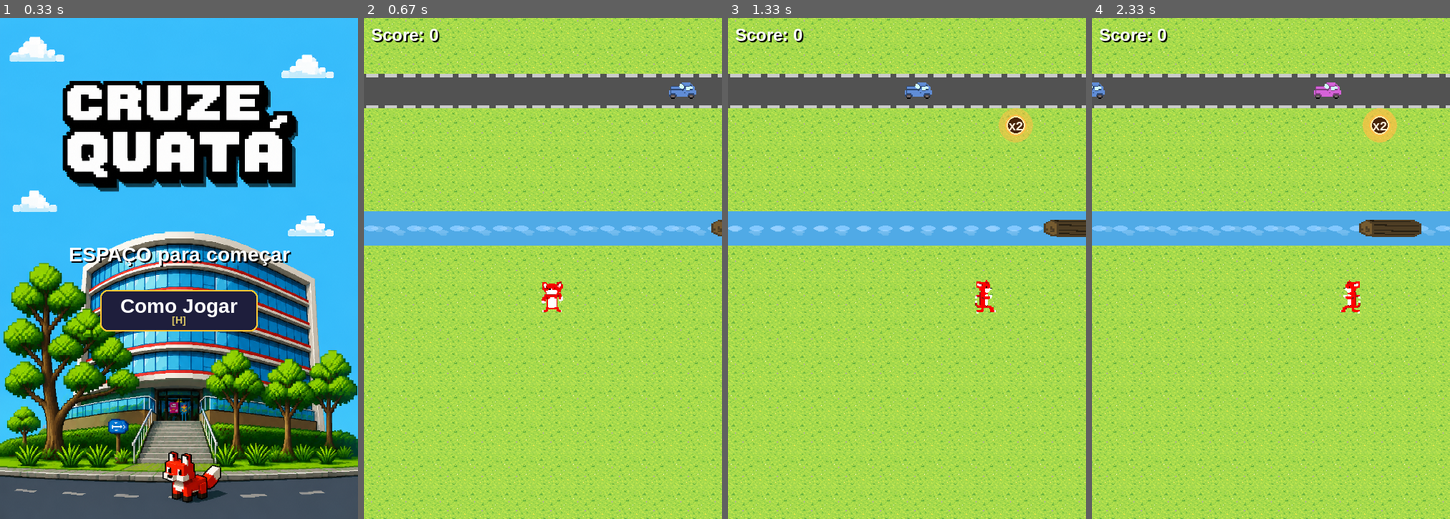
Above: before the commit, frames 1-4 (left to right).
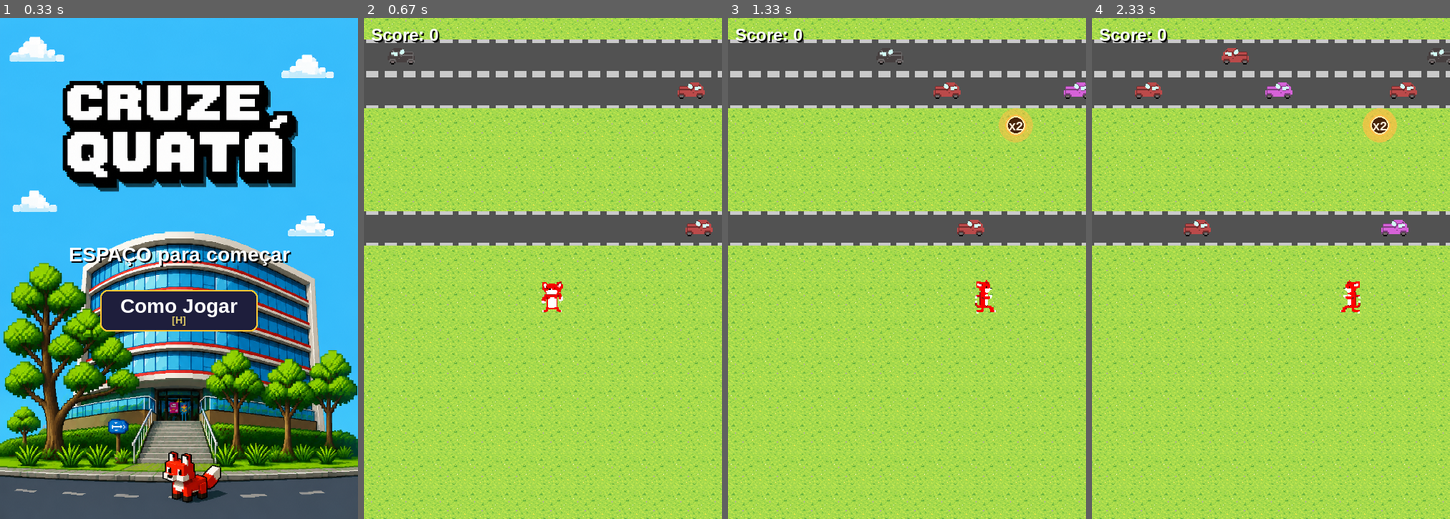
Above: after the commit, the same moments.

Repository: dudu29cabett4-afk/pyGame---Luiz-e-Enzo-e-Murilo
Game: pygame game, started from jogo.py
The game is run twice, just before and just after one commit, with the same random seed, the same clock (stepped at 60 frames per second) and the same inputs.
Inputs (mouse positions are in pixels of both pictures, inside the frame that each line leads up to):
- Up to frame 1 (0.33 s): no input
- Up to frame 2 (0.67 s): tap Space at 0.33 s
- Up to frame 3 (1.33 s): hold D 0.67-1.13 s; move the mouse to (907, 303) at 0.7 s; hold D from 1.17 s (still down)
- Up to frame 4 (2.33 s): release D at 1.47 s; hold D 1.5-1.97 s; hold A from 2 s (still down)

Frame 1 is identical in both runs. In frame 2, 14% of the frame differs, in the area x 0-100%, y 4-46%; in frame 3, 14%; in frame 4, 14%.

Commit message:
Jacare no deserto

Diff:
--- a/jogo.py
+++ b/jogo.py
@@ -25,11 +25,11 @@
 carro_preto    = pygame.image.load(os.path.join(base, "pasta_imagens/preto.png"))
 carro_branco   = pygame.image.load(os.path.join(base, "pasta_imagens/brancop.png"))
 tronco_img_raw = pygame.image.load(os.path.join(base, "pasta_imagens/tronco.png"))
-grama_original = pygame.image.load(os.path.join(base, "pasta_imagens/Grama.png")).convert()
 
 TAMANHO_TILE = 48
 PLAYER_ALVO_Y = ALTURA * 2 // 3 - 100
 TRONCO_SLOTS_OPCOES = [2, 3]
+
 
 def criar_tile_grama(img, tamanho=TAMANHO_TILE):
     w, h = img.get_size()
@@ -39,7 +39,6 @@
     quadrado = img.subsurface(pygame.Rect(x, y, lado, lado)).copy()
     return pygame.transform.scale(quadrado, (tamanho, tamanho))
 
-img_grama = criar_tile_grama(grama_original)
 
 def escalar_carro(img):
     nova_altura = TAMANHO_TILE
@@ -47,13 +46,13 @@
     nova_largura = int(orig_w * (nova_altura / orig_h))
     return pygame.transform.scale(img, (nova_largura, nova_altura))
 
+
 def desenhar_grama(surface, y, tile_img, bioma="grama"):
     cores = {
         "grama": None,
         "areia": (210, 180, 100),
-        "gelo":  (200, 230, 255),
+        "gelo": (200, 230, 255),
     }
-
     cor = cores.get(bioma)
     if cor:
         pygame.draw.rect(surface, cor, (0, y, LARGURA, TAMANHO_TILE))
@@ -68,6 +67,7 @@
         for x in range(0, LARGURA, TAMANHO_TILE):
             surface.blit(tile_img, (x, y))
 
+
 img_cima      = pygame.transform.scale(costas,   (TAMANHO_TILE, TAMANHO_TILE))
 img_baixo     = pygame.transform.scale(frente,   (TAMANHO_TILE, TAMANHO_TILE))
 img_esquerda  = pygame.transform.scale(esquerda, (TAMANHO_TILE, TAMANHO_TILE))
@@ -76,13 +76,16 @@
 img_fundo     = pygame.transform.scale(fundo_img, (LARGURA, ALTURA))
 img_fundo_fim = pygame.transform.scale(fundo_fim_img, (LARGURA, ALTURA))
 
+grama_original = pygame.image.load(os.path.join(base, "pasta_imagens/Grama.png")).convert()
+img_grama = criar_tile_grama(grama_original)
+
 img_rio = pygame.Surface((LARGURA, TAMANHO_TILE))
 img_rio.fill((80, 170, 230))
 for i in range(0, LARGURA, 30):
     pygame.draw.ellipse(img_rio, (130, 200, 255), (i, TAMANHO_TILE // 2 - 4, 20, 8))
+
 img_rio_gelo = pygame.Surface((LARGURA, TAMANHO_TILE))
 img_rio_gelo.fill((190, 225, 245))
-
 for i in range(0, LARGURA, 26):
     pygame.draw.line(img_rio_gelo, (235, 250, 255), (i, 8), (i + 12, 20), 2)
     pygame.draw.line(img_rio_gelo, (160, 205, 230), (i + 4, 24), (i + 18, 12), 1)
@@ -104,6 +107,35 @@
     k: pygame.transform.flip(v, True, False) for k, v in troncos_img.items()
 }
 
+def fazer_img_crocodilo(num_slots: int) -> pygame.Surface:
+    w = num_slots * TAMANHO_TILE
+    h = TAMANHO_TILE
+    surf = pygame.Surface((w, h), pygame.SRCALPHA)
+
+    pygame.draw.rect(surf, (55, 130, 55), (0, h // 4, w, h // 2), border_radius=10)
+
+    for i in range(6, w - 6, 10):
+        pygame.draw.ellipse(surf, (40, 105, 40), (i, h // 4 + 2, 8, 6))
+
+    pygame.draw.rect(surf, (160, 200, 120), (0, h // 2, w, h // 4 - 4), border_radius=6)
+    pygame.draw.ellipse(surf, (45, 115, 45), (w - 22, h // 4 - 4, 22, h // 2 + 8))
+
+    pygame.draw.circle(surf, (220, 200, 30), (w - 10, h // 4 + 2), 5)
+    pygame.draw.circle(surf, (0, 0, 0), (w - 10, h // 4 + 2), 2)
+
+    for i in range(w - 20, w - 2, 5):
+        pygame.draw.polygon(
+            surf,
+            (240, 240, 230),
+            [(i, h // 4), (i + 2, h // 4 - 5), (i + 4, h // 4)]
+        )
+
+    pygame.draw.polygon(surf, (55, 130, 55), [(0, h // 4 + 4), (0, h // 4 + h // 2 - 4), (10, h // 2)])
+    return surf
+
+crocodilos_img = {k: fazer_img_crocodilo(k) for k in TRONCO_SLOTS_OPCOES}
+crocodilos_img_flip = {k: pygame.transform.flip(v, True, False) for k, v in crocodilos_img.items()}
+
 LARGURA_CARRO = carros_disp_r[0].get_width()
 ALTURA_CARRO = TAMANHO_TILE
 SAFE_ZONE_LINHAS = 1
@@ -120,6 +152,7 @@
 fonte_kbd = pygame.font.SysFont("arial", 14, bold=True)
 
 BIOMAS = ["grama", "areia", "gelo"]
+
 
 def get_bioma_atual(score):
     if score < 50:
@@ -129,13 +162,10 @@
     else:
         return "gelo"
 
-def get_bioma_da_linha(linha_mundo, bioma_thresholds_linha):
-    bioma = "grama"
-    for linha_threshold in sorted(bioma_thresholds_linha.keys()):
-        if linha_mundo <= linha_threshold:
-            bioma = bioma_thresholds_linha[linha_threshold]
-            break
-    return bioma
+
+def rio_congelado(score):
+    return get_bioma_atual(score) == "gelo"
+
 
 tile_map = {}
 lane_data = {}
@@ -144,6 +174,7 @@
 arvores_ativas = []
 vitorias_ativas = []
 linhas_arvore_processadas = set()
+bioma_por_linha = {}
 
 TIPO_GRAMA = "grama"
 TIPO_ESTRADA = "estrada"
@@ -151,12 +182,14 @@
 ARVORE_PREGEN_LINHAS = 10
 ARVORE_APARECIMENTO_MS = 500
 ARVORE_MARGEM_MANUTENCAO = (ARVORE_PREGEN_LINHAS + 4) * TAMANHO_TILE
-ARVORE_CHANCE_BASE = 0.5
+ARVORE_CHANCE_BASE = 0.025
 ARVORE_CHANCE_EXTRA_MAX = 0.015
 ARVORE_CHANCE_EXTRA_SCORE = 20000.0
+PREGEN_BIOMA = 5
 
 POWERUP_XP2_DURACAO_MS = 8_000
 MAX_POWERUPS_ATIVOS = 1
+
 
 def criar_img_powerup_escudo():
     size = 36
@@ -175,6 +208,7 @@
     pygame.draw.circle(surf, (255, 255, 180), (cx, cy), 6)
     return surf
 
+
 def criar_img_powerup_xp2():
     size = 36
     surf = pygame.Surface((size, size), pygame.SRCALPHA)
@@ -189,8 +223,10 @@
     surf.blit(txt, txt.get_rect(center=(cx, cy)))
     return surf
 
+
 img_powerup_escudo = criar_img_powerup_escudo()
 img_powerup_xp2 = criar_img_powerup_xp2()
+
 
 def resetar_mundo():
     tile_map.clear()
@@ -200,8 +236,16 @@
     arvores_ativas.clear()
     vitorias_ativas.clear()
     linhas_arvore_processadas.clear()
-
-def gerar_tile(linha: int, bioma: str = "grama"):
+    bioma_por_linha.clear()
+
+
+def fixar_bioma_linha(linha: int, score: int) -> str:
+    if linha not in bioma_por_linha:
+        bioma_por_linha[linha] = get_bioma_atual(score)
+    return bioma_por_linha[linha]
+
+
+def gerar_tile(linha: int):
     if linha not in tile_map:
         linha_base = int(PLAYER_ALVO_Y // TAMANHO_TILE)
         safe_inicio = linha_base - SAFE_ZONE_LINHAS
@@ -211,7 +255,7 @@
         else:
             escolha = random.choices(
                 [TIPO_GRAMA, TIPO_ESTRADA, TIPO_RIO],
-                weights=[4, 3, 2]
+                weights=[3, 4, 1]
             )[0]
 
             if escolha == TIPO_GRAMA:
@@ -223,17 +267,11 @@
 
     return tile_map[linha]
 
+
 def calcular_multiplicador_velocidade(score: int) -> float:
     return 1.0 + min(score / 1200.0, 0.25)
-def rio_congelado(score):
-    return get_bioma_atual(score) == "gelo"
-def get_bioma_atual(score):
-    if score < 50:
-        return "grama"
-    elif score < 100:
-        return "areia"
-    else:
-        return "gelo"
+
+
 def linha_tem_rio_vizinho(linha: int) -> bool:
     for d in (-1, 1):
         nl = linha + d
@@ -244,6 +282,7 @@
             return True
     return False
 
+
 def obter_lane_data(linha: int, score: int = 0) -> dict:
     if linha not in lane_data:
         direcao = 1 if linha % 2 == 0 else -1
@@ -253,7 +292,7 @@
         if tipo == TIPO_RIO:
             tem_rio_vizinho = linha_tem_rio_vizinho(linha)
 
-            if tem_rio_vizinho:
+            if tem_rio_vizinho and random.random() < 0.35:
                 modo_rio = "vitoria_regia"
                 velocidade = 0.0
                 spawn_gap = 0
@@ -282,6 +321,7 @@
 
     return lane_data[linha]
 
+
 class Carro:
     __slots__ = ("linha", "x", "velocidade", "direcao", "img", "largura")
 
@@ -316,19 +356,24 @@
             ALTURA_CARRO - m * 2,
         )
 
+
 class Tronco:
-    def __init__(self, linha, x, velocidade, direcao, num_slots):
+    def __init__(self, linha, x, velocidade, direcao, num_slots, tipo="tronco"):
         self.linha = linha
         self.x = float(x)
         self.velocidade = velocidade
         self.direcao = direcao
         self.num_slots = num_slots
         self.largura = num_slots * TAMANHO_TILE
+        self.tipo = tipo
+
+        banco = troncos_img if tipo == "tronco" else crocodilos_img
+        banco_flip = troncos_img_flip if tipo == "tronco" else crocodilos_img_flip
 
         if direcao == 1:
-            self.img = troncos_img[num_slots]
+            self.img = banco[num_slots]
         else:
-            self.img = troncos_img_flip[num_slots]
+            self.img = banco_flip[num_slots]
 
     def update(self):
         self.x += self.velocidade * self.direcao
@@ -361,6 +406,7 @@
     def slot_do_x(self, wx: float) -> int:
         slot = round((wx - self.x) / TAMANHO_TILE)
         return max(0, min(self.num_slots - 1, slot))
+
 
 class PowerUp:
     TAMANHO = 36
@@ -409,6 +455,7 @@
             surface.blit(glow, (sx - 8, sy - 8))
             surface.blit(icon, (sx, sy))
 
+
 class Arvore:
     def __init__(self, linha, wx, nascida_em=0):
         self.linha = linha
@@ -431,7 +478,6 @@
         sy = self.screen_y(camera_y)
         if -TAMANHO_TILE <= sy <= ALTURA:
             sx = int(self.wx)
-
             surf = pygame.Surface((TAMANHO_TILE, TAMANHO_TILE + 6), pygame.SRCALPHA)
 
             tempo = max(0, agora - self.nascida_em)
@@ -458,6 +504,7 @@
             surf.set_alpha(alpha)
             surface.blit(surf, (sx, sy - 2))
 
+
 class VitoriaRegia:
     TAMANHO = 28
 
@@ -483,6 +530,7 @@
             sx = int(self.wx)
             pygame.draw.rect(surface, (60, 180, 70), (sx, sy, self.TAMANHO, self.TAMANHO), border_radius=5)
             pygame.draw.rect(surface, (25, 110, 35), (sx, sy, self.TAMANHO, self.TAMANHO), 2, border_radius=5)
+
 
 def desenhar_agua_rio(surface, sy, linha, score=0):
     ld = obter_lane_data(linha, score)
@@ -512,6 +560,7 @@
 
     surface.blit(agua, (0, sy))
 
+
 def tentar_spawnar_carros(linha_ini: int, linha_fim: int, score: int = 0):
     linha_base = int(PLAYER_ALVO_Y // TAMANHO_TILE)
     safe_inicio = linha_base - SAFE_ZONE_LINHAS
@@ -520,7 +569,7 @@
         if linha >= safe_inicio:
             continue
 
-        _, tipo = gerar_tile(linha, get_bioma_atual(score))
+        _, tipo = gerar_tile(linha)
 
         if tipo == TIPO_ESTRADA:
             ld = obter_lane_data(linha, score)
@@ -548,6 +597,7 @@
         elif tipo == TIPO_RIO:
             if rio_congelado(score):
                 continue
+
             ld = obter_lane_data(linha, score)
 
             if ld.get("modo_rio") == "vitoria_regia":
@@ -557,21 +607,26 @@
             v = ld["velocidade"]
             ns = ld["num_slots"]
             largura_t = ns * TAMANHO_TILE
+
+            bioma_linha = bioma_por_linha.get(linha, get_bioma_atual(score))
+            tipo_flutuavel = "crocodilo" if bioma_linha == "areia" else "tronco"
+
             ja_existem = [t for t in troncos_ativos if t.linha == linha]
 
             if not ja_existem:
                 x0 = float(-largura_t) if d == 1 else float(LARGURA)
-                troncos_ativos.append(Tronco(linha, x0, v, d, ns))
+                troncos_ativos.append(Tronco(linha, x0, v, d, ns, tipo_flutuavel))
                 ld["proximo_spawn_x"] = x0 + d * ld["spawn_gap"]
             else:
                 ultimo = max(ja_existem, key=lambda c: c.x * d)
 
                 if d == 1 and ultimo.x >= ld["proximo_spawn_x"]:
-                    troncos_ativos.append(Tronco(linha, float(-largura_t), v, d, ns))
+                    troncos_ativos.append(Tronco(linha, float(-largura_t), v, d, ns, tipo_flutuavel))
                     ld["proximo_spawn_x"] += ld["spawn_gap"]
                 elif d == -1 and ultimo.x <= ld["proximo_spawn_x"]:
-                    troncos_ativos.append(Tronco(linha, float(LARGURA), v, d, ns))
+                    troncos_ativos.append(Tronco(linha, float(LARGURA), v, d, ns, tipo_flutuavel))
                     ld["proximo_spawn_x"] -= ld["spawn_gap"]
+
 
 def gerar_arvores_para_linhas(linha_ini, linha_fim, linha_visivel_ini, linha_visivel_fim, score=0, agora=0):
     for linha in range(linha_ini, linha_fim + 1):
@@ -602,12 +657,13 @@
 
         linhas_arvore_processadas.add(linha)
 
+
 def gerar_vitorias_regias_para_linhas(linha_ini: int, linha_fim: int, score: int = 0):
     if rio_congelado(score):
         return
+
     linha_base = int(PLAYER_ALVO_Y // TAMANHO_TILE)
     safe_inicio = linha_base - SAFE_ZONE_LINHAS
-
     pares_processados = set()
 
     for linha in range(linha_ini, linha_fim + 1):
@@ -666,6 +722,7 @@
                 if not any(v.linha == ln and abs(v.wx - wx) < 1 for v in vitorias_ativas):
                     vitorias_ativas.append(VitoriaRegia(ln, wx))
 
+
 def gerar_powerups_para_linhas(linha_ini, linha_fim, powerups: list, linhas_com_powerup: set, score: int):
     if len([p for p in powerups if not p.coletado]) >= MAX_POWERUPS_ATIVOS:
         return
@@ -717,8 +774,10 @@
         powerups.append(PowerUp(wx, wy, tipo_powerup))
         linhas_com_powerup.add(linha)
 
+
 def colide_com_arvore(rect_mundo):
     return any(arv.rect_mundo().colliderect(rect_mundo) for arv in arvores_ativas)
+
 
 def desenhar_botao(surface, rect, label, kbd_hint, hover,
                    cor_normal=(30, 30, 60), cor_hover=(180, 70, 10),
@@ -732,6 +791,7 @@
 
     hint = fonte_kbd.render(f"[{kbd_hint}]", True, (220, 200, 100))
     surface.blit(hint, hint.get_rect(center=(rect.centerx, rect.centery + 13)))
+
 
 def desenhar_painel_como_jogar():
     overlay = pygame.Surface((LARGURA, ALTURA), pygame.SRCALPHA)
@@ -823,6 +883,7 @@
     )
     return btn_fechar
 
+
 def tela_inicial():
     clock_menu = pygame.time.Clock()
     btn_w, btn_h = 220, 58
@@ -877,6 +938,7 @@
         pygame.display.update()
         clock_menu.tick(30)
 
+
 def tela_game_over(score: int) -> str:
     clock_go = pygame.time.Clock()
     btn_w, btn_h = 170, 58
@@ -922,6 +984,7 @@
         pygame.display.update()
         clock_go.tick(30)
 
+
 def desenhar_hud_status(bx: int, by: int, icon, restante_ms: int, total_ms: int,
                         texto: str, cor_barra, cor_borda=(255, 220, 80)):
     frac = max(0.0, restante_ms / total_ms)
@@ -935,6 +998,7 @@
 
     t = fonte_kbd.render(texto, True, (255, 255, 255))
     window.blit(t, t.get_rect(center=(bx + bw // 2, by + bh // 2)))
+
 
 def desenhar_hud_escudo():
     bx = LARGURA - 130 - 10
@@ -947,6 +1011,7 @@
     t = fonte_kbd.render("ESCUDO ATIVO", True, (60, 30, 0))
     window.blit(t, t.get_rect(center=(bx + bw // 2, by + bh // 2)))
 
+
 def desenhar_hud_xp2(restante_ms: int):
     secs = max(0, restante_ms // 1000 + 1)
     desenhar_hud_status(
@@ -956,6 +1021,7 @@
         f"XP x2 {secs}s", (255, 210, 80)
     )
 
+
 def iniciar_jogo() -> str:
     resetar_mundo()
 
@@ -967,8 +1033,6 @@
     imagem = img_baixo
     clock = pygame.time.Clock()
     score = 0
-    bioma_thresholds_linha = {0: "grama"}
-    ultimo_score_bioma = 0
 
     powerups = []
     linhas_com_powerup = set()
@@ -1006,12 +1070,6 @@
                             score += 2
                         else:
                             score += 1
-                            novos = [50, 100, 150, 200]
-                            for t in novos:
-                                if ultimo_score_bioma < t <= score:
-                                    linha_atual = int(player_wy // TAMANHO_TILE)
-                                    bioma_thresholds_linha[linha_atual] = get_bioma_atual(score)
-                                    ultimo_score_bioma = t
 
                 elif event.key == pygame.K_s:
                     novo_wy = player_wy + TAMANHO_TILE
@@ -1083,10 +1141,13 @@
         linha_ini = int(camera_y // TAMANHO_TILE) - 1
         linha_fim = int((camera_y + ALTURA) // TAMANHO_TILE) + 1
 
-        tentar_spawnar_carros(linha_ini, linha_fim, score)
         linha_visivel_ini = int(camera_y // TAMANHO_TILE)
         linha_visivel_fim = int((camera_y + ALTURA) // TAMANHO_TILE)
 
+        for l in range(linha_ini - PREGEN_BIOMA, linha_fim + PREGEN_BIOMA + 1):
+            fixar_bioma_linha(l, score)
+
+        tentar_spawnar_carros(linha_ini, linha_fim, score)
         gerar_arvores_para_linhas(
             linha_visivel_ini - ARVORE_PREGEN_LINHAS,
             linha_visivel_fim + ARVORE_PREGEN_LINHAS,
@@ -1096,7 +1157,7 @@
             agora
         )
         gerar_vitorias_regias_para_linhas(linha_ini, linha_fim, score)
-        gerar_powerups_para_linhas(linha_ini, int(player_wy // TAMANHO_TILE) - 1, powerups, linhas_com_powerup, score)
+        gerar_powerups_para_linhas(linha_ini, linha_fim, powerups, linhas_com_powerup, score)
 
         for c in carros_ativos:
             c.update()
@@ -1184,13 +1245,14 @@
                         morreu = True
                         return
             elif tipo_atual == TIPO_RIO:
-                em_vitoria = any(
-                    v.rect_mundo().colliderect(player_rect_mundo)
-                    for v in vitorias_ativas
-                    if v.linha == player_linha_atual
-                )
-                if tronco_atual is None and not em_vitoria:
-                    morreu = True
+                if not rio_congelado(score):
+                    em_vitoria = any(
+                        v.rect_mundo().colliderect(player_rect_mundo)
+                        for v in vitorias_ativas
+                        if v.linha == player_linha_atual
+                    )
+                    if tronco_atual is None and not em_vitoria:
+                        morreu = True
 
         if not tem_escudo and agora >= graca_ate:
             checa_morte_real()
@@ -1223,9 +1285,9 @@
         for linha in range(linha_ini, linha_fim + 1):
             sy = int(linha * TAMANHO_TILE - camera_y)
             surf, tipo = gerar_tile(linha)
+            bioma_linha = fixar_bioma_linha(linha, score)
 
             if tipo == TIPO_GRAMA:
-                bioma_linha = get_bioma_da_linha(linha, bioma_thresholds_linha)
                 desenhar_grama(window, sy, surf, bioma_linha)
             else:
                 window.blit(surf, (0, sy))
@@ -1237,7 +1299,8 @@
                     desenhar_agua_rio(window, sy, linha, score)
 
         for arv in arvores_ativas:
-            arv.draw(window, camera_y, agora, get_bioma_da_linha(arv.linha, bioma_thresholds_linha))
+            arv.draw(window, camera_y, agora, fixar_bioma_linha(arv.linha, score))
+
         for v in vitorias_ativas:
             v.draw(window, camera_y)
 
@@ -1291,6 +1354,7 @@
 
         pygame.display.update()
 
+
 if __name__ == "__main__":
     tela_inicial()
     while True:
